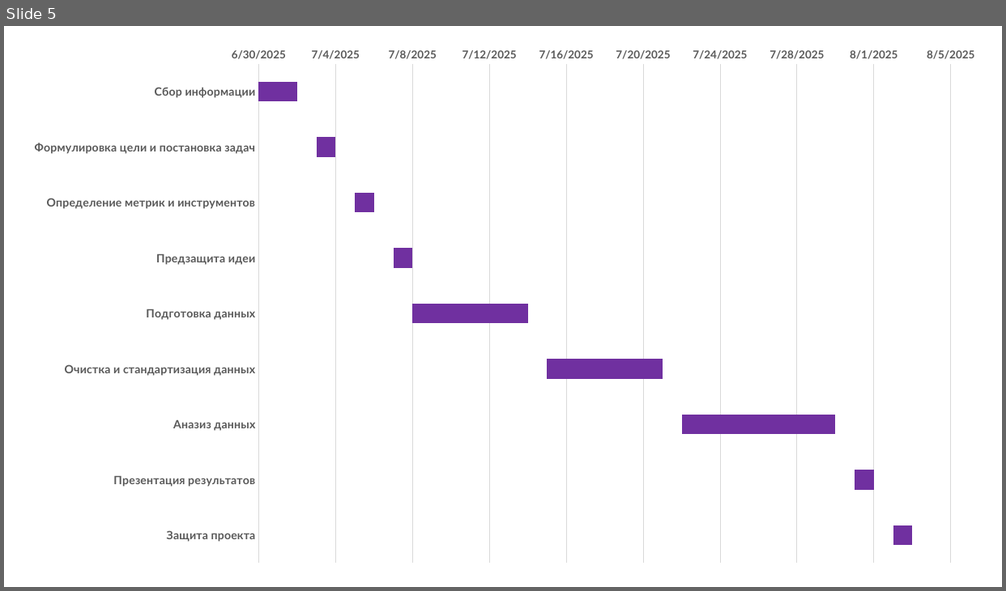
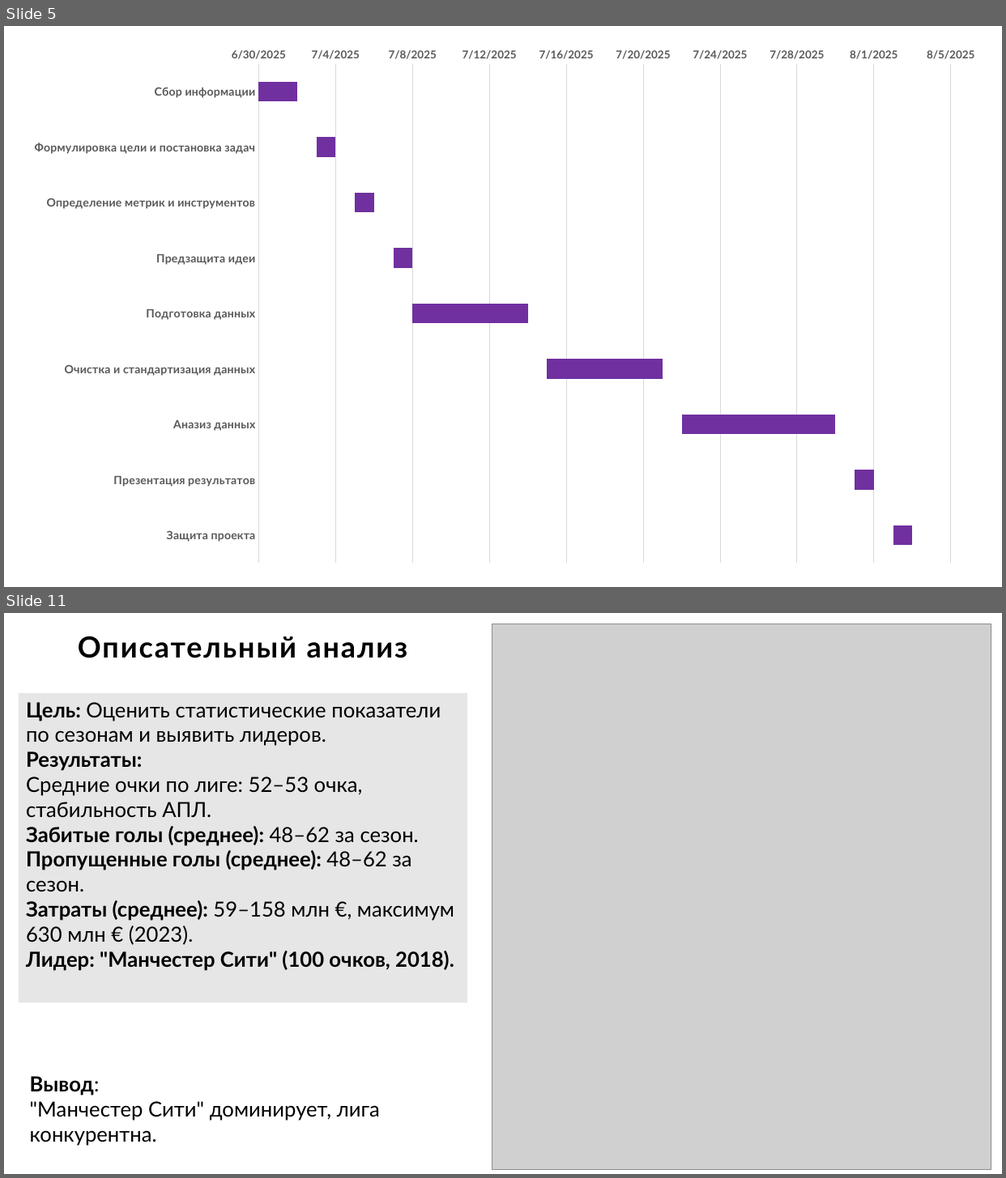
Before and after one commit to dimasultan/APL, a slide deck: АПЛ.pptx. Shown one above the other, each under a label of ours: slide 5 before the commit, slides 5 and 11 after it; the slides between them are not shown. The pictures are 1006x591 and 1006x1178 pixels, drawn with LibreOffice and Linux fonts; fonts in the diff are those of the drawing; grey boxes stand for pictures. Boxes give left, top, right and bottom in pixels: in the first picture for what was removed or moved away, otherwise in the second. Text is boxed around its words. In the diff, an @@ line names an element or a change of style, - is before the commit and + after.

```diff
--- a/АПЛ.pptx
+++ b/АПЛ.pptx
@@ slide 11 added at (4, 613, 1002, 1174), background #FFFFFF @@
@@ title added at (78, 636, 408, 658), 28 pt, text #000000, bold @@
+Описательный анализ
@@ picture added at (492, 624, 991, 1170) @@
@@ rectangle added at (19, 693, 467, 1003), fill #E7E6E6, 20 pt, text #000000 @@
+Цель: Оценить статистические показатели по сезонам и выявить лидеров.
+Результаты:
+Средние очки по лиге: 52–53 очка, стабильность АПЛ.
+Забитые голы (среднее): 48–62 за сезон.
+Пропущенные голы (среднее): 48–62 за сезон.
+Затраты (среднее): 59–158 млн €, максимум 630 млн € (2023).
+Лидер: "Манчестер Сити" (100 очков, 2018).
@@ text added at (30, 1076, 380, 1146), 20 pt, text #000000 @@
+Вывод:
+"Манчестер Сити" доминирует, лига конкурентна.
```
Also in this commit, not shown: 2 slides changed, 15 other slides added.
